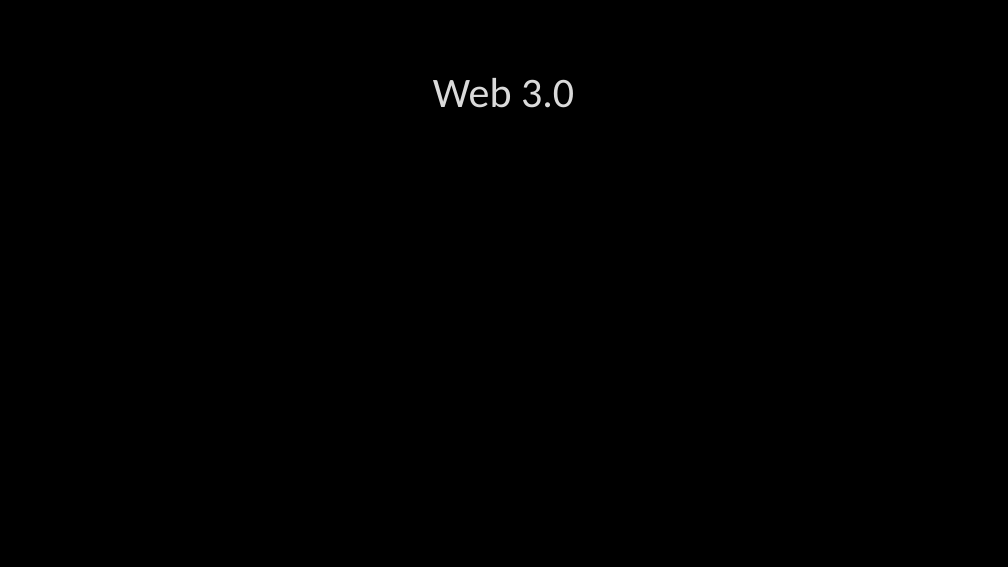
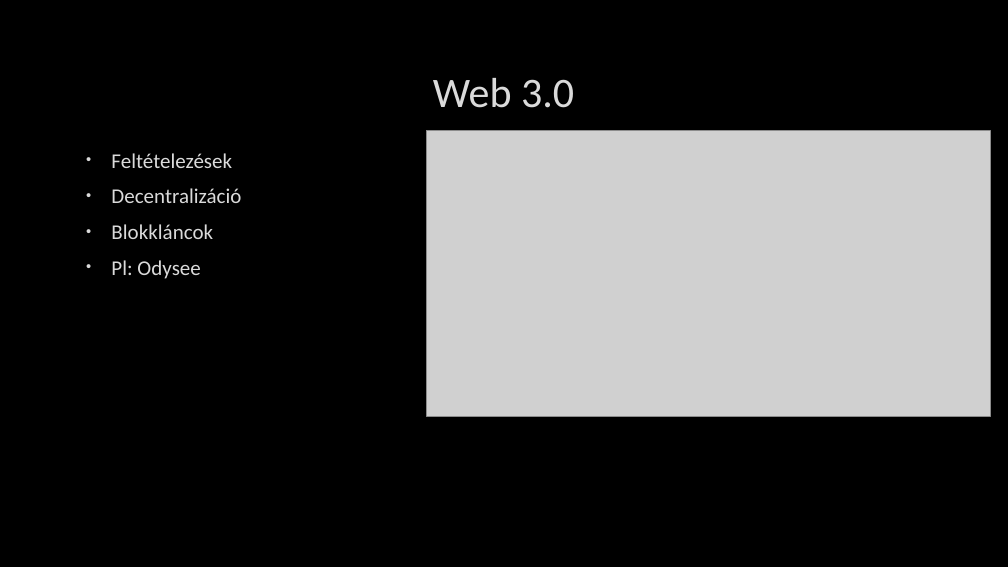
Before and after one commit to UtasiB/IKTesWEB, a slide deck: slide 8 of Web 2.0.pptx. Drawn at 1008x567 pixels with LibreOffice and Linux fonts; fonts in the diff are those of the drawing; grey boxes stand for pictures; background and template pictures are left out. Boxes give left, top, right and bottom in pixels: in the first picture for what was removed or moved away, otherwise in the second. Text is boxed around its words. In the diff, an @@ line names an element or a change of style, - is before the commit and + after.

```diff
--- a/Web 2.0.pptx
+++ b/Web 2.0.pptx
@@ picture added at [426, 131, 991, 417] @@
@@ text added at [111, 153, 241, 279], 20 pt, text #DADADA @@
+• Feltételezések
+• Decentralizáció
+• Blokkláncok
+• Pl: Odysee
```
Also in this commit, not shown: 3 other slides changed, 1 slide added, 1 slide removed.
